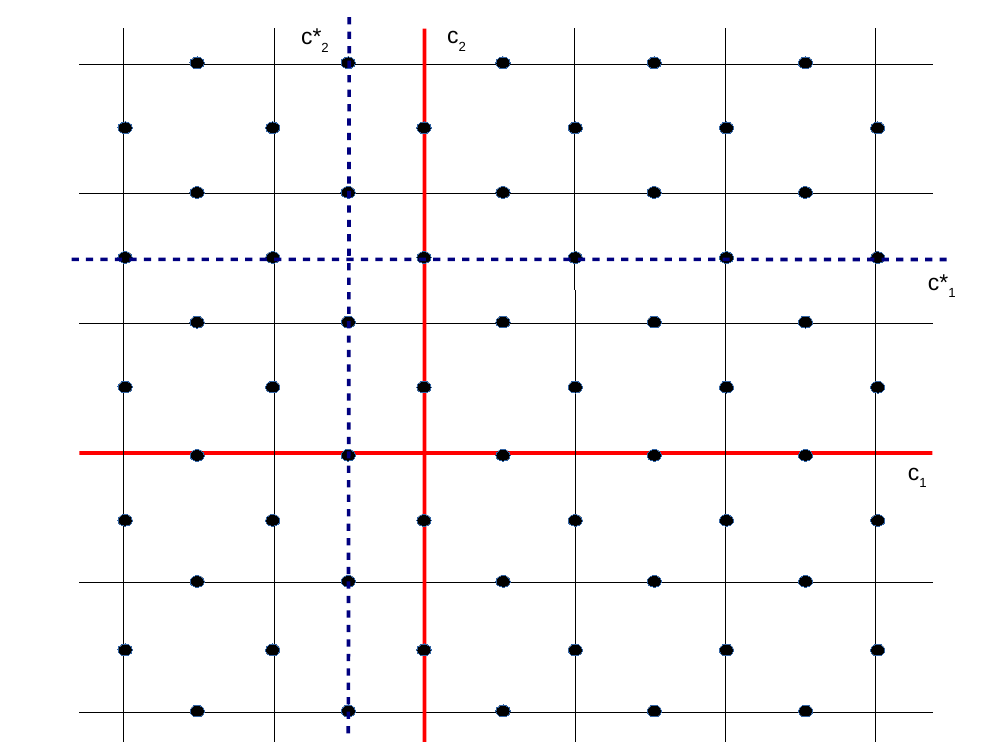
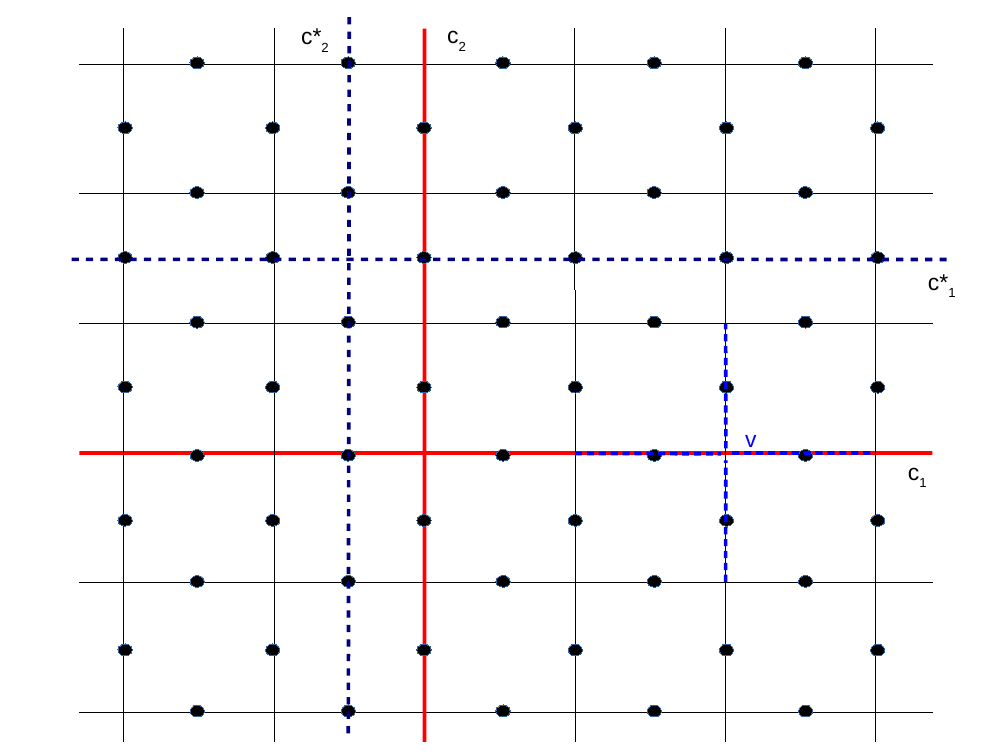
Before and after one commit to christianb93/QuantumComputing, a slide deck: slide 10 of QEC/images/QEC.odp. Drawn at 1008x756 pixels with LibreOffice and Linux fonts; fonts in the diff are those of the drawing. Boxes give left, top, right and bottom in pixels: in the first picture for what was removed or moved away, otherwise in the second. Text is boxed around its words. In the diff, an @@ line names an element or a change of style, - is before the commit and + after.

```diff
--- a/QEC/images/QEC.odp
+++ b/QEC/images/QEC.odp
@@ line added from (726, 448) to (726, 324), #0000FF 2.89 pt @@
@@ text added at [745, 435, 756, 453], 18 pt, text #0000FF @@
+v
@@ line added from (575, 454) to (722, 454), #0000FF 2.89 pt @@
@@ line added from (726, 582) to (726, 460), #0000FF 2.89 pt @@
@@ line added from (733, 453) to (874, 453), #0000FF 2.89 pt @@
```
Also in this commit, not shown: 4 other files.
